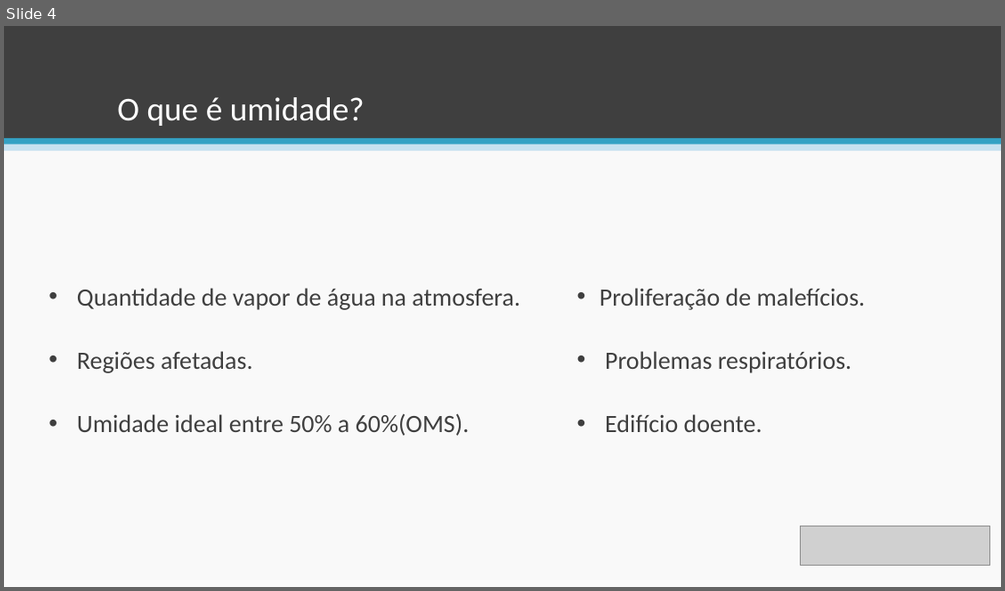
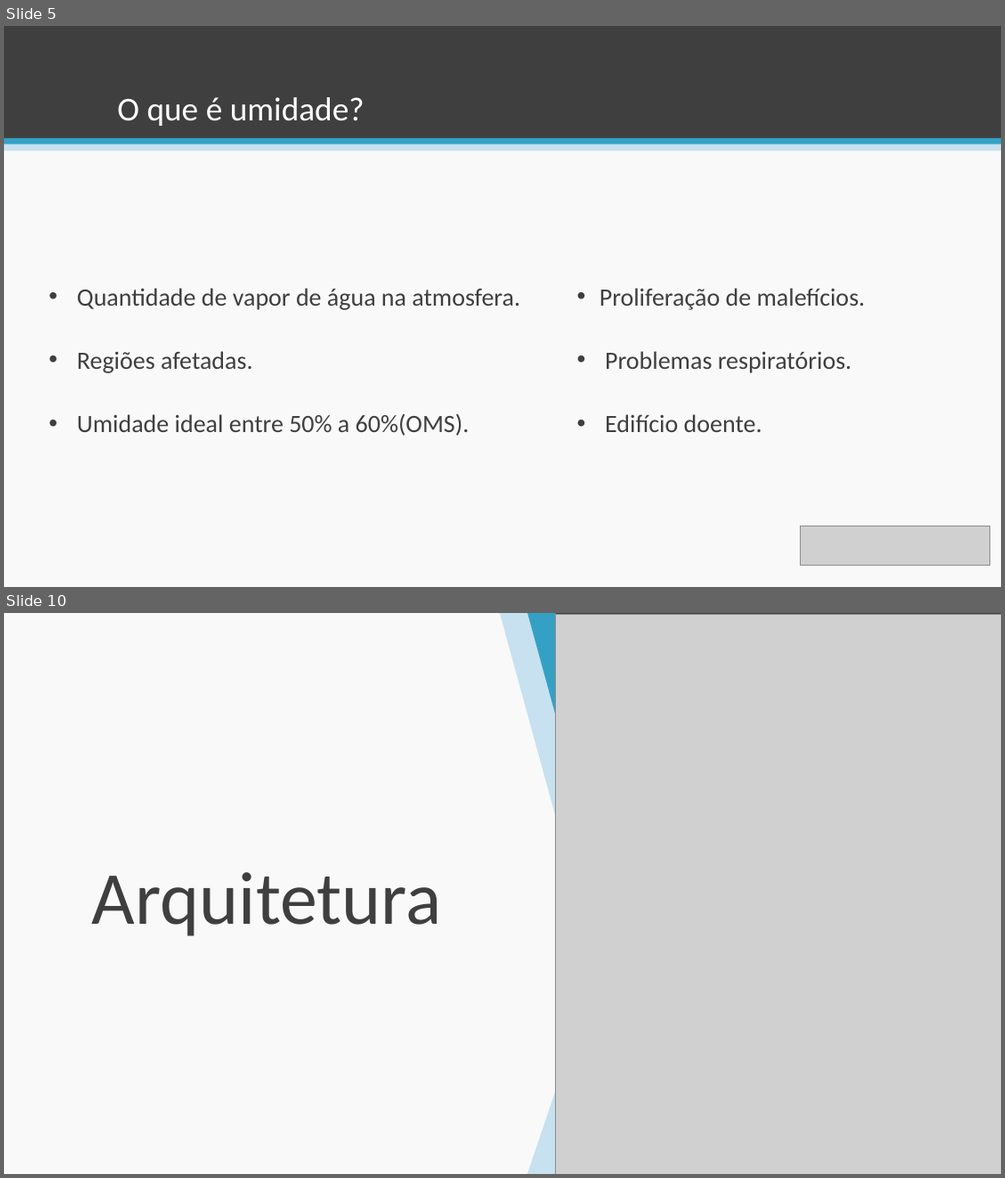
Before and after one commit to esteves-esta/TechHumi, a slide deck: documentacao/PowerPoint.pptx. Shown one above the other, each under a label of ours: slide 4 before the commit, slides 5 and 10 after it; the slides between them are not shown. The pictures are 1005x591 and 1005x1178 pixels, drawn with LibreOffice and Linux fonts; fonts in the diff are those of the drawing; grey boxes stand for pictures; background and template pictures are left out. Boxes give left, top, right and bottom in pixels: in the first picture for what was removed or moved away, otherwise in the second. Text is boxed around its words. In the diff, an @@ line names an element or a change of style, - is before the commit and + after.

```diff
--- a/documentacao/PowerPoint.pptx
+++ b/documentacao/PowerPoint.pptx
@@ slide 10 added at (4,613,1001,1174), background #F9F9F9 @@
@@ freeform shape added at (500,613,624,1174), fill #C7E1F0 @@
@@ freeform shape added at (516,613,652,1174), fill #34A1C4 @@
@@ freeform shape added at (539,613,1001,1174), fill #3F3F3F @@
@@ picture added at (556,615,1001,1174) @@
@@ rectangle added at (29,755,133,840), fill #F9F9F9, outline #F9F9F9 1 pt @@
@@ rectangle added at (443,840,475,857), fill #F9F9F9, outline #F9F9F9 1 pt @@
@@ text added at (92,872,442,936), 72 pt, text #3F3F3F @@
+Arquitetura
@@ rectangle added at (443,963,517,1025), fill #F9F9F9, outline #F9F9F9 1 pt @@
@@ rectangle added at (320,1093,395,1155), fill #F9F9F9, outline #F9F9F9 1 pt @@
@@ what was slide 4 is now slide 5 @@
```
Also in this commit, not shown: 5 slides changed, 7 other slides added, 1 slide removed, 3 other files.
